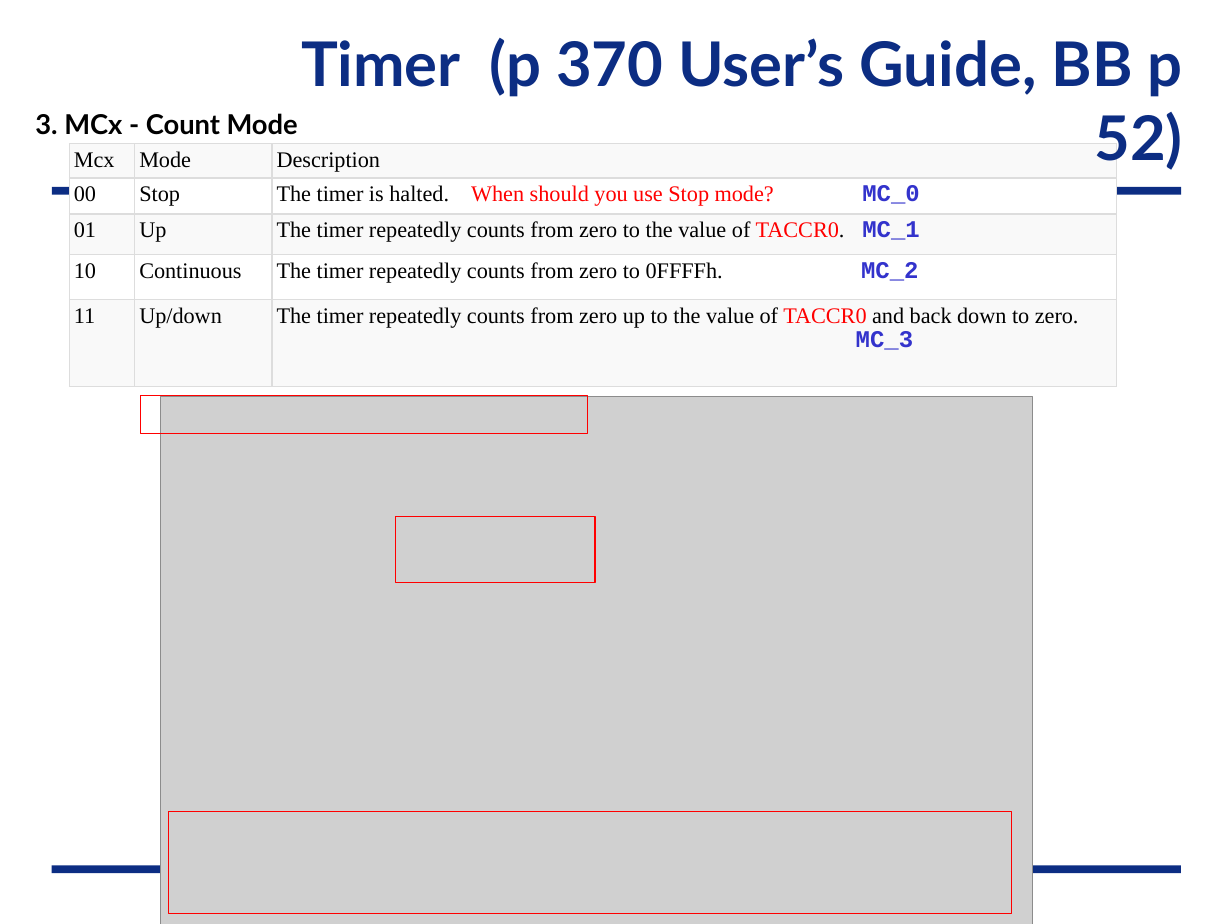
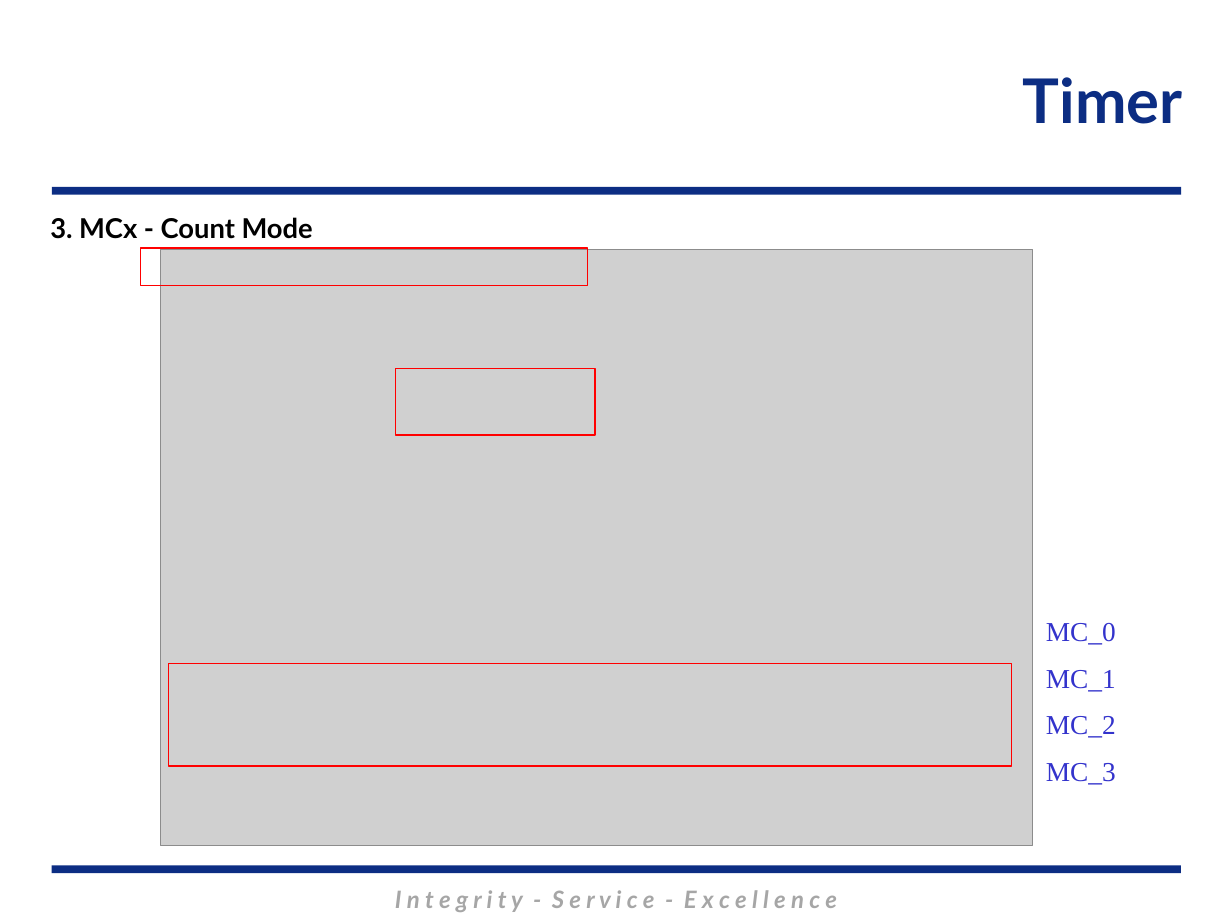
Before and after one commit to MarsUniversity/ECE382, a slide deck: slide 11 of source/lessons/lsn29/Lsn29.pptx (slide 15 before the commit). Drawn at 1232x924 pixels with LibreOffice and Linux fonts; fonts in the diff are those of the drawing; grey boxes stand for pictures; background and template pictures are left out. Boxes give left, top, right and bottom in pixels: in the first picture for what was removed or moved away, otherwise in the second. Text is boxed around its words. In the diff, an @@ line names an element or a change of style, - is before the commit and + after.

```diff
--- a/source/lessons/lsn29/Lsn29.pptx
+++ b/source/lessons/lsn29/Lsn29.pptx
@@ title at bbox=[1023, 77, 1183, 124]: text changed @@
-Timer (p 370 User’s Guide, BB p 52)
+Timer
@@ table removed at bbox=[69, 144, 1115, 387], 5 rows, 3 columns @@
-Mcx | Mode | Description
-00 | Stop | The timer is halted. When should you use Stop mode? MC_0
-01 | Up | The timer repeatedly counts from zero to the value of TACCR0. MC_1
-10 | Continuous | The timer repeatedly counts from zero to 0FFFFh. MC_2
-11 | Up/down | The timer repeatedly counts from zero up to the value of TACCR0 and back down to zero. / MC_3
@@ text "3. MCx - Count Mode": place and size @@
-text "3. MCx - Count Mode" at bbox=[35, 113, 298, 135]
+text "3. MCx - Count Mode" at bbox=[50, 217, 313, 239]
@@ rectangle: place and size @@
-rectangle at bbox=[140, 395, 588, 434]
+rectangle at bbox=[140, 248, 588, 286]
@@ picture: place and size @@
-picture at bbox=[160, 397, 1032, 924]
+picture at bbox=[160, 249, 1032, 845]
@@ rectangle: place and size @@
-rectangle at bbox=[395, 516, 595, 583]
+rectangle at bbox=[395, 368, 595, 435]
@@ text added at bbox=[1046, 623, 1116, 785], 16 pt, text #3333CC @@
+MC_0
+MC_1
+MC_2
+MC_3
@@ rectangle: place and size @@
-rectangle at bbox=[169, 812, 1011, 914]
+rectangle at bbox=[169, 664, 1011, 766]
```
Also in this commit, not shown: 25 other slides changed, 40 other files.
